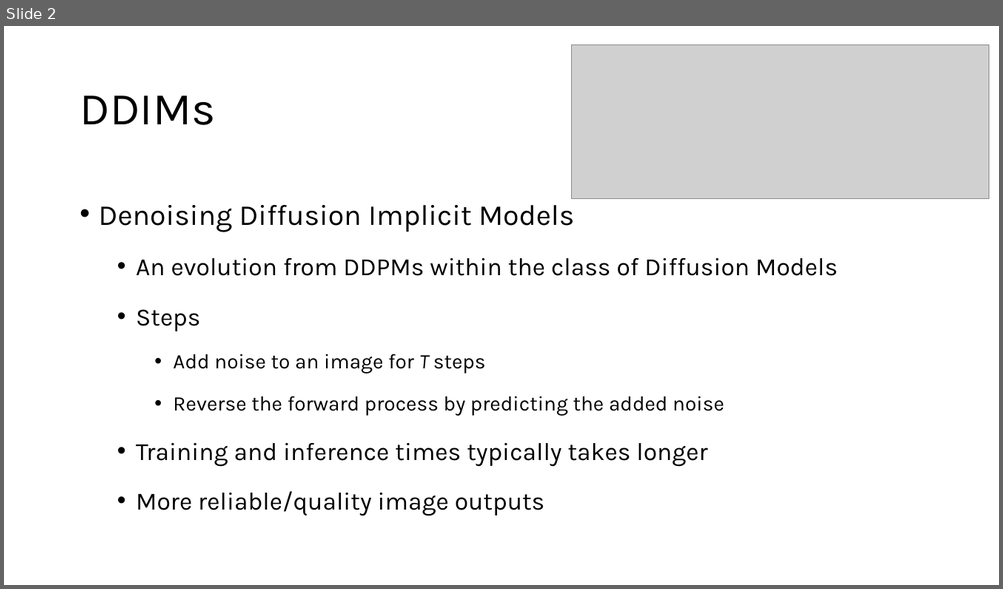
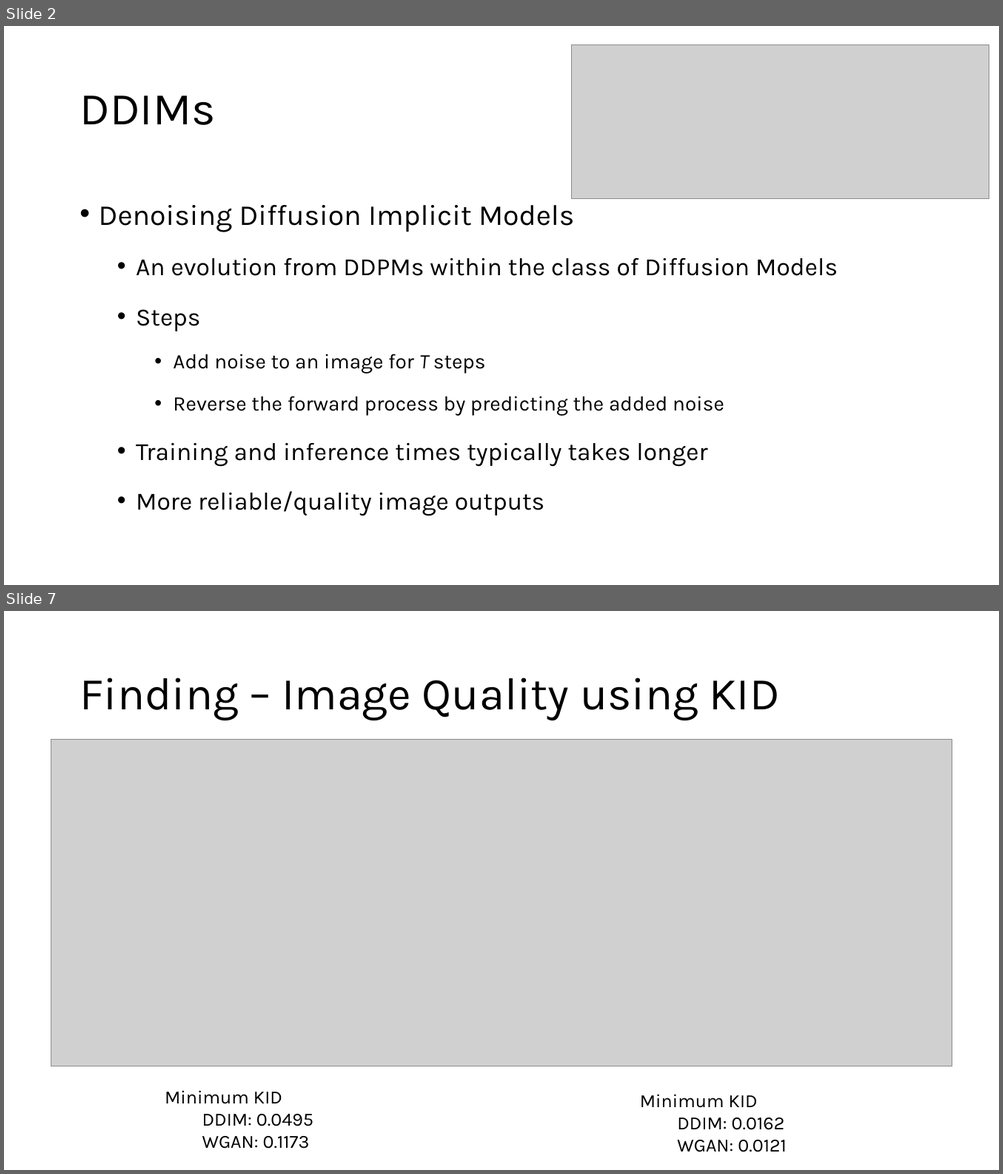
Before and after one commit to MMenser/DDIMvsGAN, a slide deck: Evaluating DDIMs in New Domains.pptx. Shown one above the other, each under a label of ours: slide 2 before the commit, slides 2 and 7 after it; the slides between them are not shown. The pictures are 1003x589 and 1003x1174 pixels, drawn with LibreOffice and Linux fonts; fonts in the diff are those of the drawing; grey boxes stand for pictures. Boxes give left, top, right and bottom in pixels: in the first picture for what was removed or moved away, otherwise in the second. Text is boxed around its words. In the diff, an @@ line names an element or a change of style, - is before the commit and + after.

```diff
--- a/Evaluating DDIMs in New Domains.pptx
+++ b/Evaluating DDIMs in New Domains.pptx
@@ slide 7 added at [4, 611, 999, 1170], background #FFFFFF @@
@@ title added at [79, 678, 780, 721], 44 pt, text #000000 @@
+Finding – Image Quality using KID
@@ picture added at [51, 740, 952, 1067] @@
@@ text added at [165, 1091, 313, 1149], 18 pt, text #000000 @@
+Minimum KID
+  DDIM: 0.0495
+  WGAN: 0.1173
@@ text added at [640, 1094, 786, 1153], 18 pt, text #000000 @@
+Minimum KID
+  DDIM: 0.0162
+  WGAN: 0.0121
```
Also in this commit, not shown: 5 other slides added, 2 slides removed.
